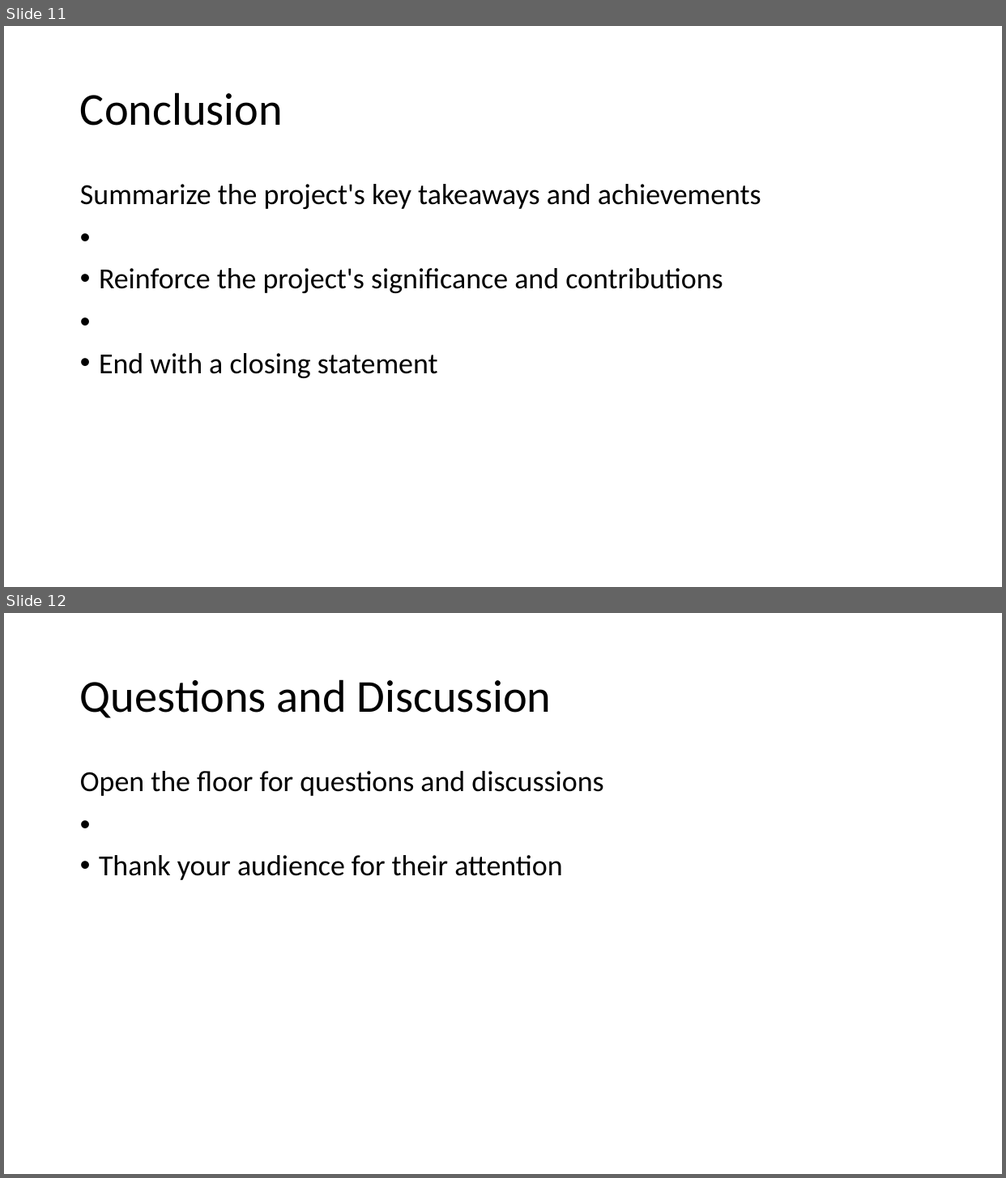
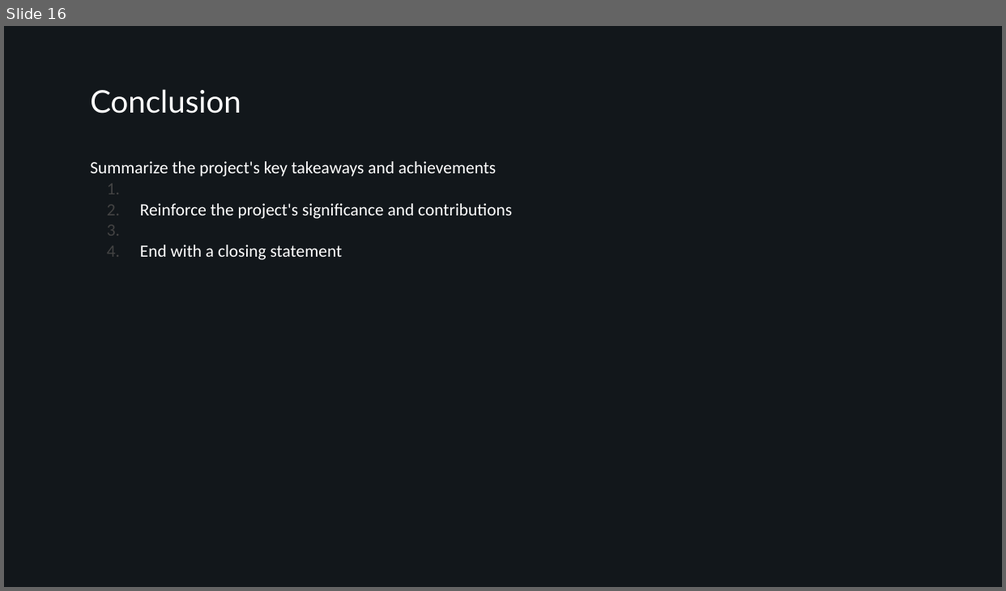
Before and after one commit to AndreaAlberti07/Amazon-books-reviews-ML, a slide deck: presentation/Presentation.pptx. Shown one above the other, each under a label of ours: slides 11 and 12 before the commit, slide 16 after it. The pictures are 1006x1178 and 1006x591 pixels, drawn with LibreOffice and Linux fonts; fonts in the diff are those of the drawing; background and template pictures are left out. Boxes give left, top, right and bottom in pixels: in the first picture for what was removed or moved away, otherwise in the second. Text is boxed around its words. In the diff, an @@ line names an element or a change of style, - is before the commit and + after.

```diff
--- a/presentation/Presentation.pptx
+++ b/presentation/Presentation.pptx
@@ slide 12 removed at (4, 613, 1002, 1174), background #FFFFFF @@
@@ title removed at (80, 679, 552, 718) @@
-Questions and Discussion
@@ text removed at (80, 771, 603, 880) @@
-• Open the floor for questions and discussions
-• Thank your audience for their attention
@@ what was slide 11 is now slide 16 @@
@@ slide 16 changed as well @@
@@ background #FFFFFF to #12171B @@
@@ title "Conclusion": place and size @@
-title "Conclusion" at (80, 92, 283, 126)
+title "Conclusion" at (90, 89, 241, 113)
@@ title "Conclusion" at (90, 89, 241, 113): size 44 to 30 pt, font Calibri to Lato, text colour #000000 to #FFFFFF; line spacing 0.9 to 1; vertical alignment middle to top @@
@@ text "Summarize the project's key takeaways ...": place and size @@
-text "Summarize the project's key takeaways ..." at (80, 184, 761, 378)
+text "Summarize the project's key takeaways ..." at (90, 161, 512, 260)
@@ text "Summarize the project's key takeaways ..." at (90, 161, 512, 260): size 28 to 16.7 pt, text colour #000000 to #FFFFFF; bullet • to 1.; line spacing 0.9 to 1; less space between paragraphs @@
```
Also in this commit, not shown: 4 other slides changed, 12 slides added, 8 other slides removed, 4 other files.
